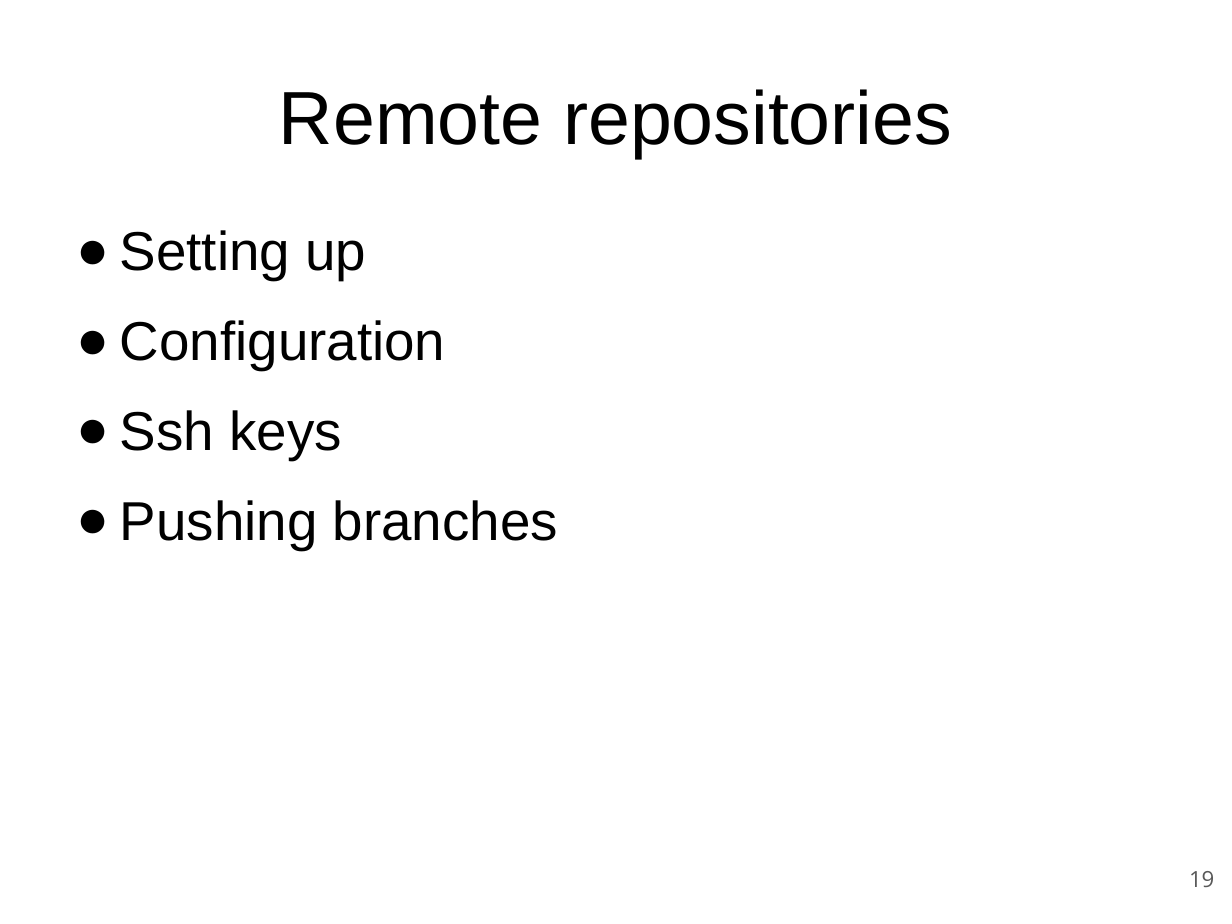
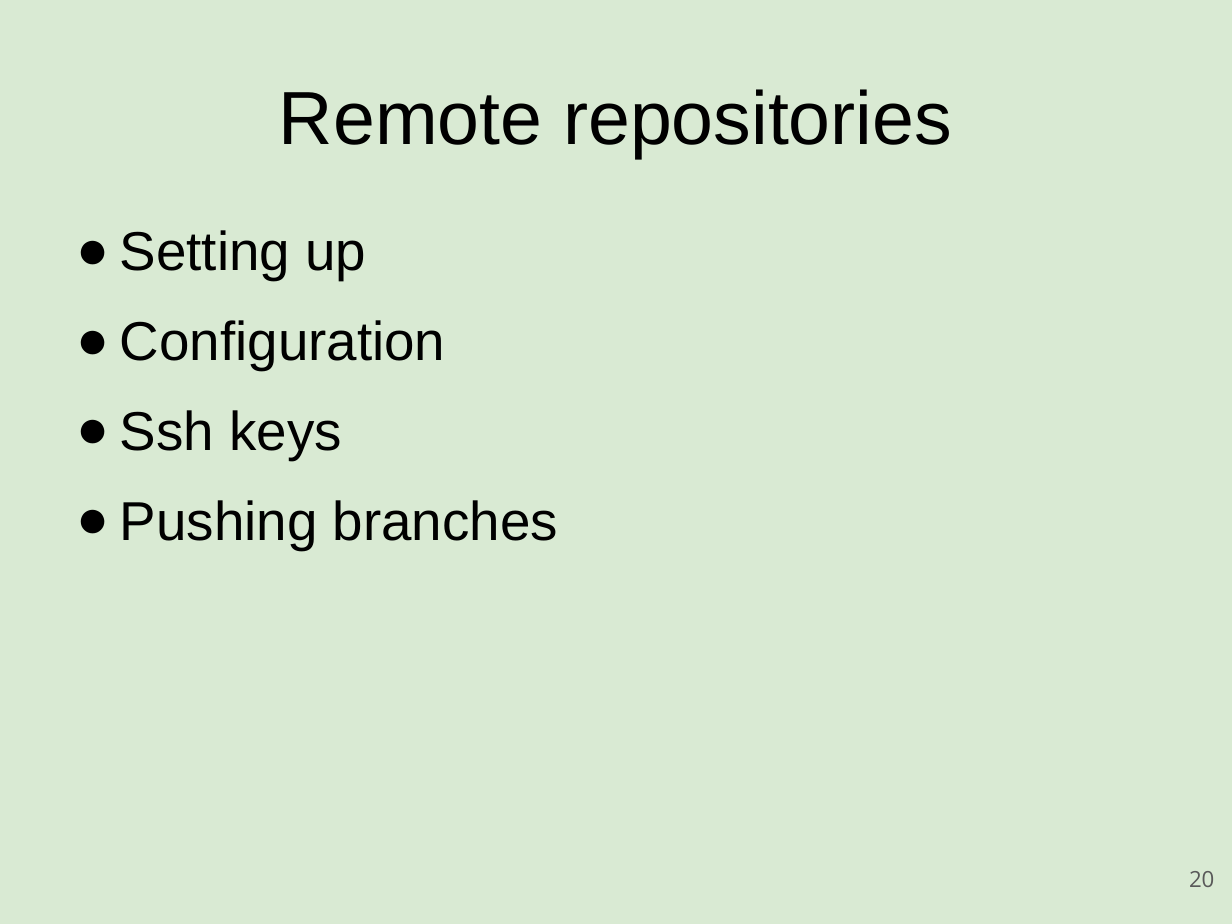
Before and after one commit to rickvek/Workshop-GIT, a slide deck: slide 20 of Git-Workshop.odp (slide 19 before the commit). Drawn at 1232x924 pixels with LibreOffice and Linux fonts; fonts in the diff are those of the drawing. Boxes give left, top, right and bottom in pixels: in the first picture for what was removed or moved away, otherwise in the second. Text is boxed around its words. In the diff, an @@ line names an element or a change of style, - is before the commit and + after.

```diff
--- a/Git-Workshop.odp
+++ b/Git-Workshop.odp
@@ background #FFFFFF to #D9EAD3 @@
@@ page number at (1189, 871, 1214, 887): text changed @@
-19
+20
```
Also in this commit, not shown: 34 other slides changed, 1 slide added.
